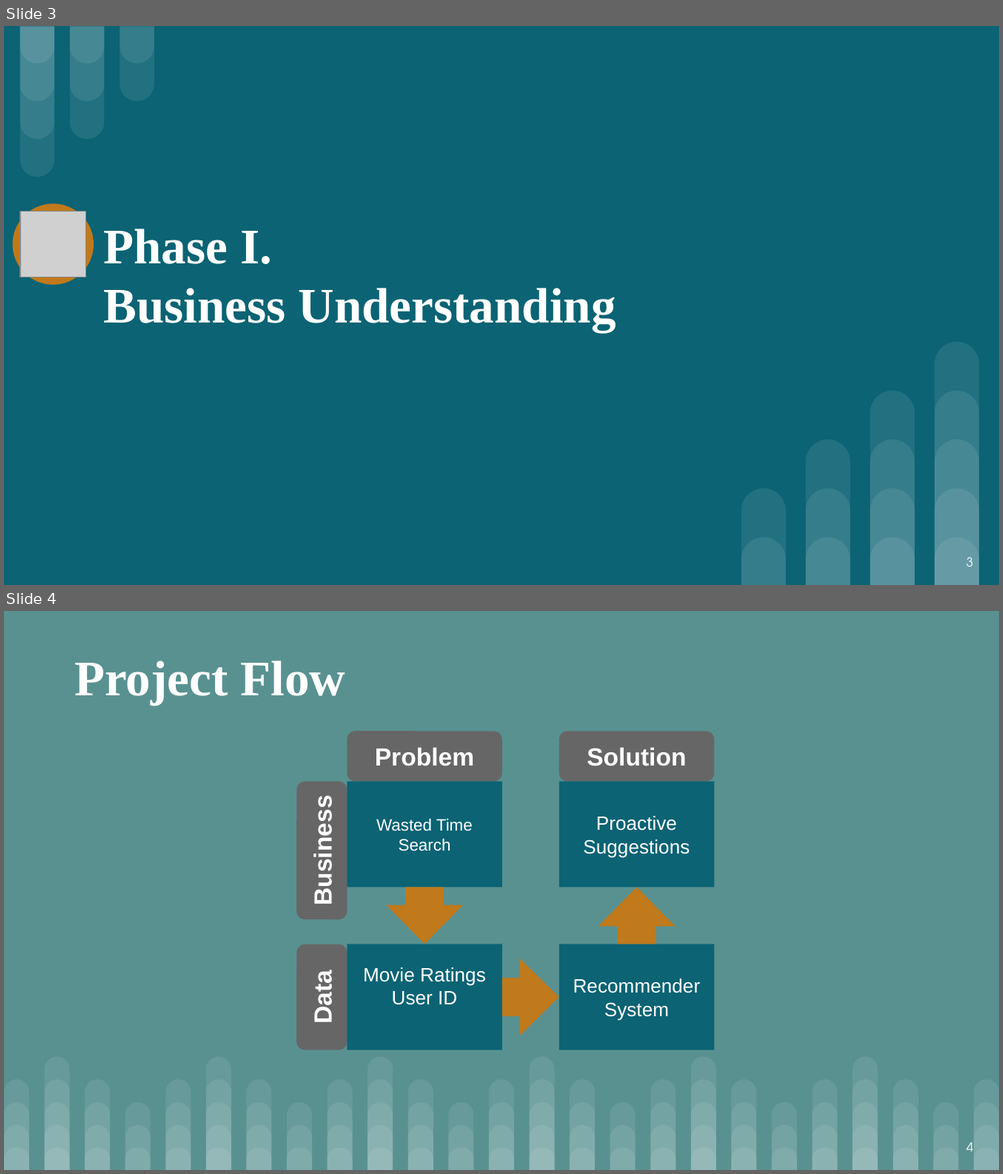
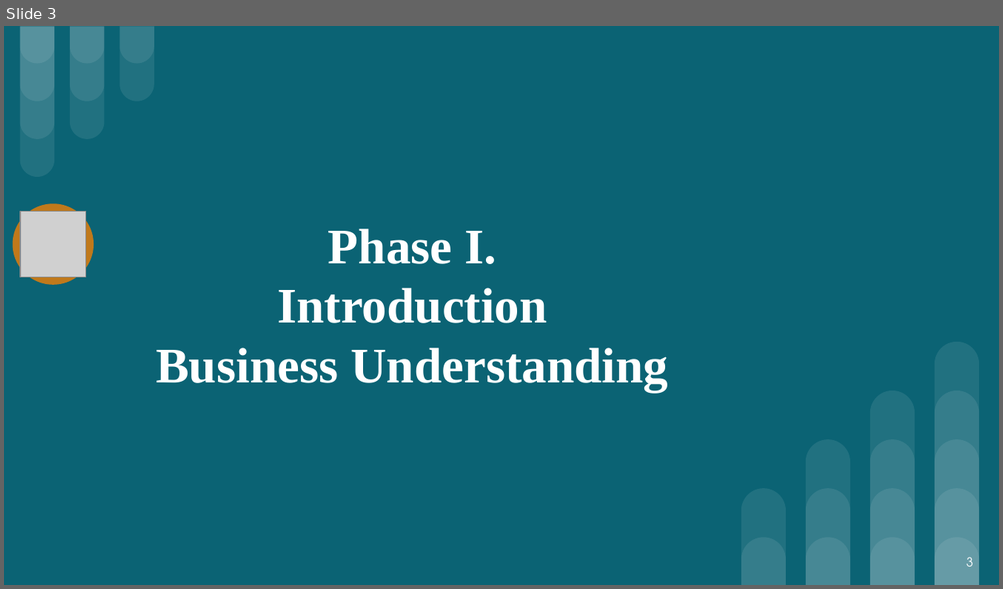
Before and after one commit to dkm2bd/UVA_DSI_CS5010_capstone1, a slide deck: UVA.Capstone1_webscrapper_final_report.pptx. Shown one above the other, each under a label of ours: slides 3 and 4 before the commit, slide 3 after it. The pictures are 1003x1174 and 1003x589 pixels, drawn with LibreOffice and Linux fonts; fonts in the diff are those of the drawing; grey boxes stand for pictures. Boxes give left, top, right and bottom in pixels: in the first picture for what was removed or moved away, otherwise in the second. Text is boxed around its words. In the diff, an @@ line names an element or a change of style, - is before the commit and + after.

```diff
--- a/UVA.Capstone1_webscrapper_final_report.pptx
+++ b/UVA.Capstone1_webscrapper_final_report.pptx
@@ slide 4 removed at [4,611,999,1170], background #599191 @@
@@ text removed at [74,661,345,705] @@
-Project Flow
@@ rounded rectangle removed at [347,732,502,782] @@
-Problem
@@ rounded rectangle removed at [559,732,714,782] @@
-Solution
@@ rounded rectangle removed at [296,782,347,920] @@
-Business
@@ rectangle removed at [347,781,502,886] @@
-Wasted Time
-Search
@@ rectangle removed at [559,781,714,888] @@
-Proactive Suggestions
@@ down arrow removed at [386,888,463,944] @@
@@ down arrow removed at [597,888,674,944] @@
@@ rounded rectangle removed at [296,945,347,1050] @@
-Data
@@ rectangle removed at [347,944,502,1051] @@
-Movie Ratings
-User ID
@@ down arrow removed at [502,959,559,1036] @@
@@ rectangle removed at [559,944,714,1051] @@
-Recommender
-System
@@ page number removed at [966,1142,973,1152] @@
-4
@@ group removed at [4,1056,999,1170]: 100 round same rects @@
@@ slide 3 changed as well @@
@@ title at [328,229,497,264]: alignment left to centre @@
@@ title at [156,288,668,392]: text changed @@
-Business Understanding
+Introduction
+Business Understanding
```
Also in this commit, not shown: 7 other slides changed, 8 other slides removed.
